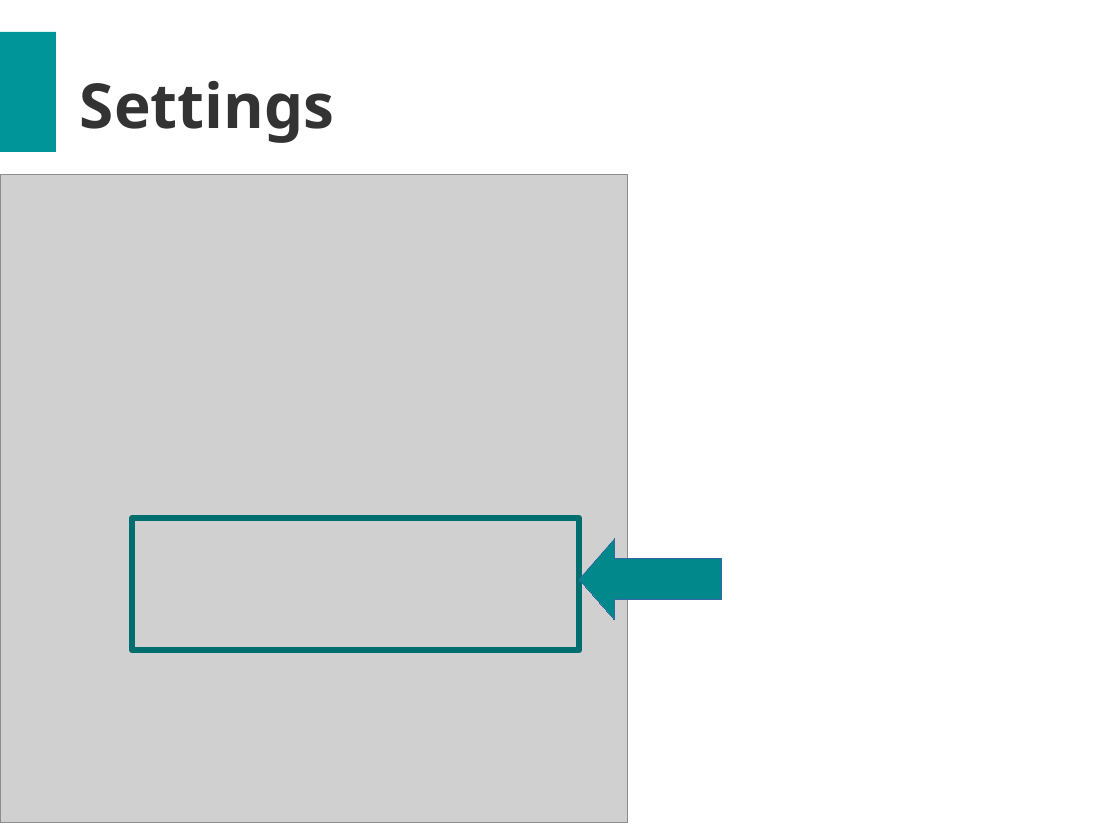
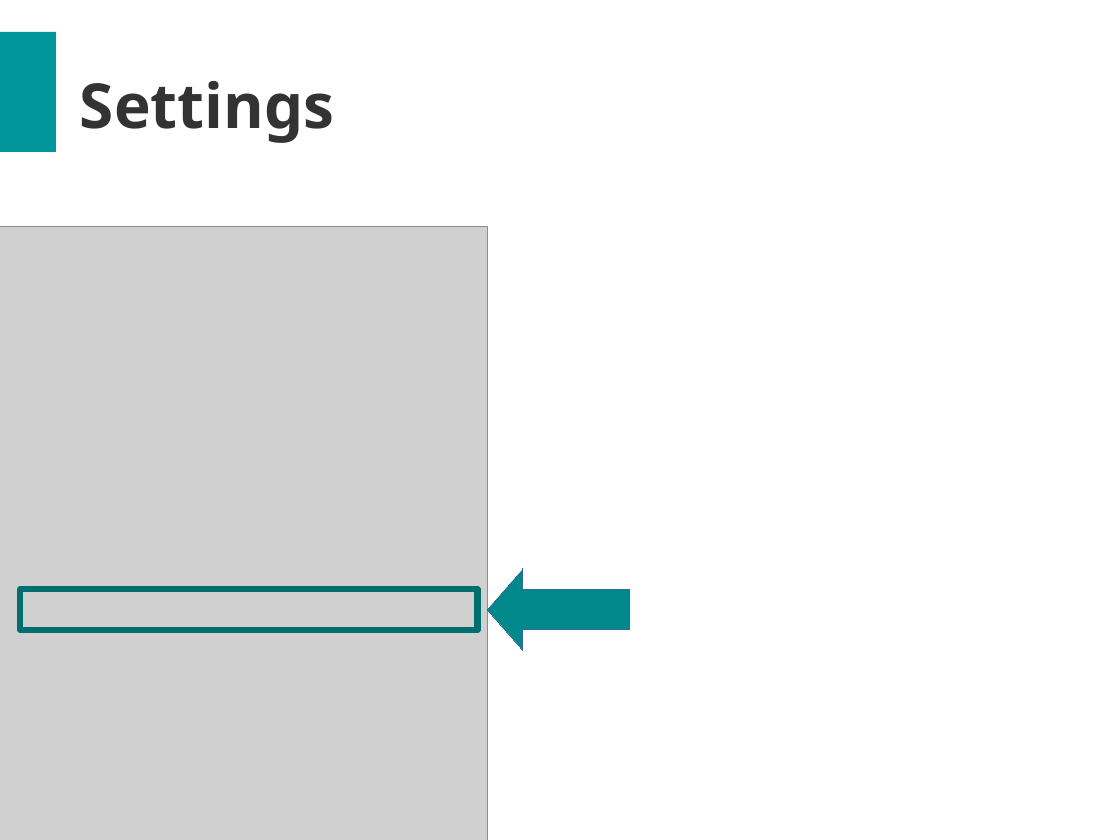
Before and after one commit to ovgu-FINken/multi_robot_path_planning, a slide deck: slide 24 of benchmark/res/slides/presentation.odp (slide 19 before the commit). Drawn at 1120x840 pixels with LibreOffice and Linux fonts; fonts in the diff are those of the drawing; grey boxes stand for pictures. Boxes give left, top, right and bottom in pixels: in the first picture for what was removed or moved away, otherwise in the second. Text is boxed around its words. In the diff, an @@ line names an element or a change of style, - is before the commit and + after.

```diff
--- a/benchmark/res/slides/presentation.odp
+++ b/benchmark/res/slides/presentation.odp
@@ picture resized from (x1=0, y1=175, x2=628, y2=823) to (x1=0, y1=227, x2=488, y2=840) @@
@@ left arrow moved from (x1=579, y1=539, x2=722, y2=620) to (x1=488, y1=569, x2=630, y2=650) @@
@@ rectangle resized from (x1=132, y1=518, x2=579, y2=650) to (x1=20, y1=589, x2=478, y2=630) @@
```
Also in this commit, not shown: 9 other slides changed, 9 slides added, 3 slides removed, 2 other files.
